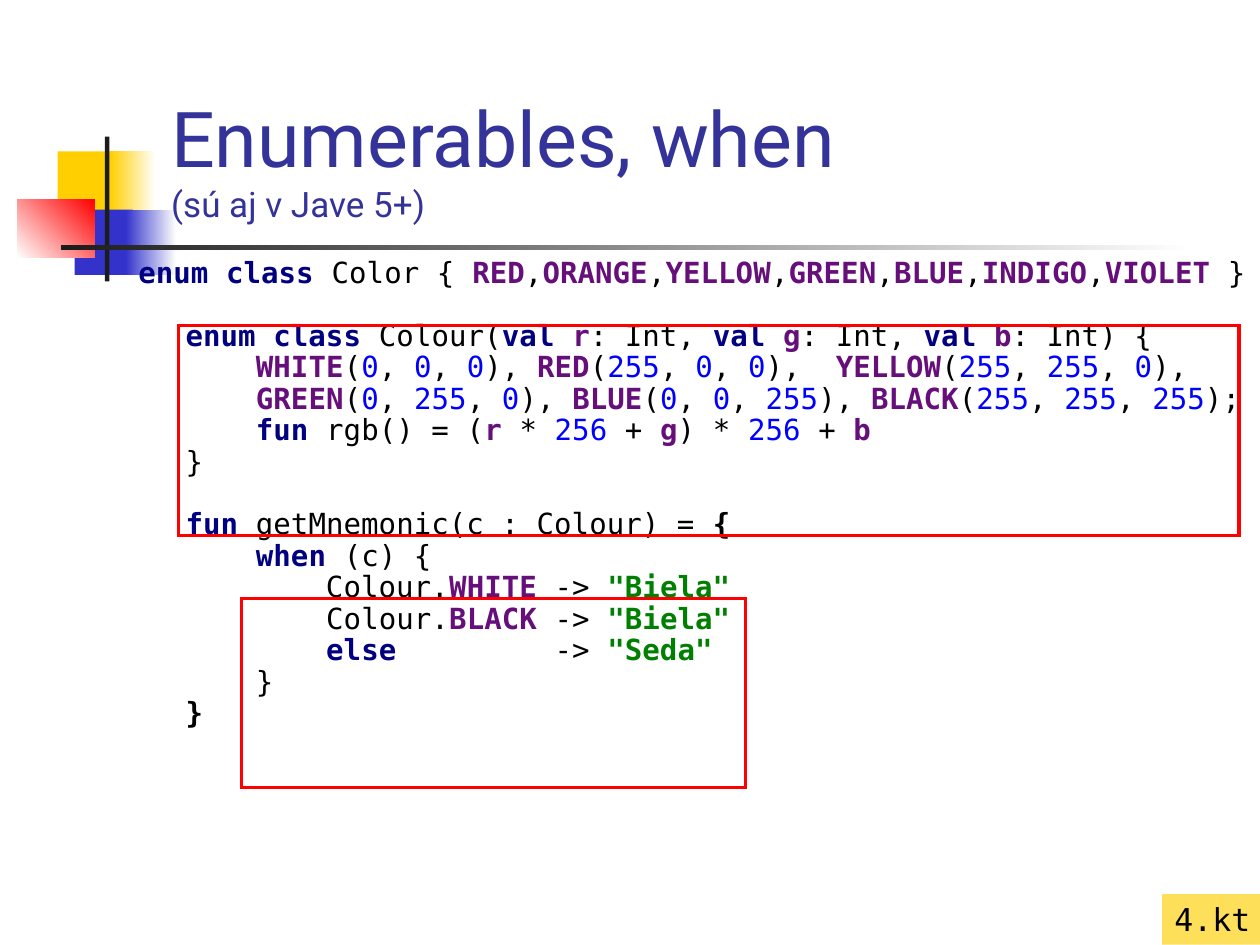
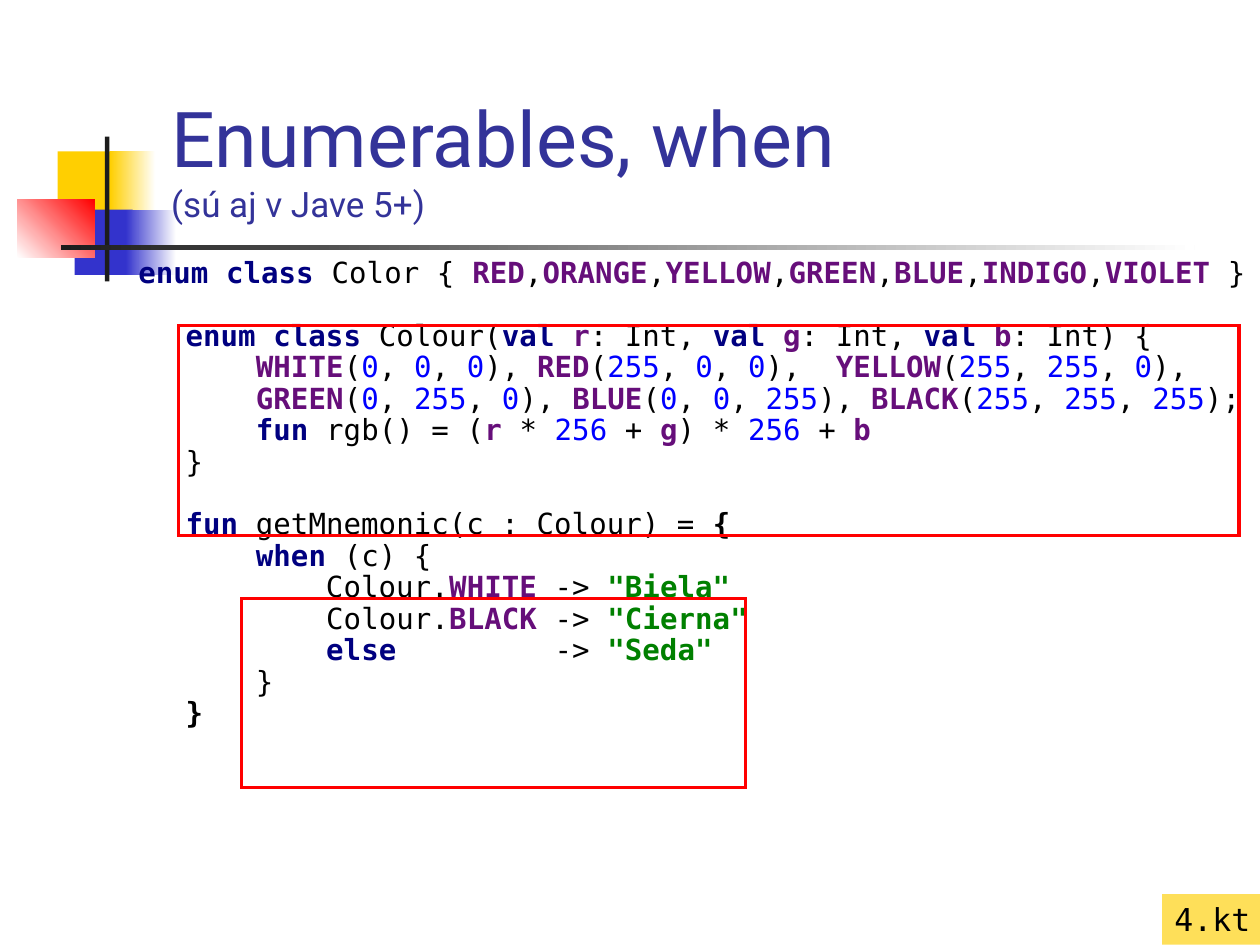
Before and after one commit to vmandro/Prednasky, a slide deck: slide 6 of 02/02_Kotlin.ppt. Drawn at 1260x945 pixels with LibreOffice and Linux fonts; fonts in the diff are those of the drawing. Boxes give left, top, right and bottom in pixels: in the first picture for what was removed or moved away, otherwise in the second. Text is boxed around its words. In the diff, an @@ line names an element or a change of style, - is before the commit and + after.

```diff
--- a/02/02_Kotlin.ppt
+++ b/02/02_Kotlin.ppt
@@ text at [138,259,1240,661]: text changed @@
-enum class Color { RED,ORANGE,YELLOW,GREEN,BLUE,INDIGO,VIOLET }
-enum class Colour(val r: Int, val g: Int, val b: Int) {
-WHITE(0, 0, 0), RED(255, 0, 0), YELLOW(255, 255, 0),
-GREEN(0, 255, 0), BLUE(0, 0, 255), BLACK(255, 255, 255);
-fun rgb() = (r * 256 + g) * 256 + b
-}
-fun getMnemonic(c : Colour) = {
-when (c) {
-Colour.WHITE -> "Biela"
-Colour.BLACK -> "Biela"
-else -> "Seda"
-}
-}
+enum class Color { RED,ORANGE,YELLOW,GREEN,BLUE,INDIGO,VIOLET }
+enum class Colour(val r: Int, val g: Int, val b: Int) {
+WHITE(0, 0, 0), RED(255, 0, 0), YELLOW(255, 255, 0),
+GREEN(0, 255, 0), BLUE(0, 0, 255), BLACK(255, 255, 255);
+fun rgb() = (r * 256 + g) * 256 + b
+}
+fun getMnemonic(c : Colour) = {
+when (c) {
+Colour.WHITE -> "Biela"
+Colour.BLACK -> "Cierna"
+else -> "Seda"
+}
+}
```
Also in this commit, not shown: 3 other slides changed, 2 other files.
